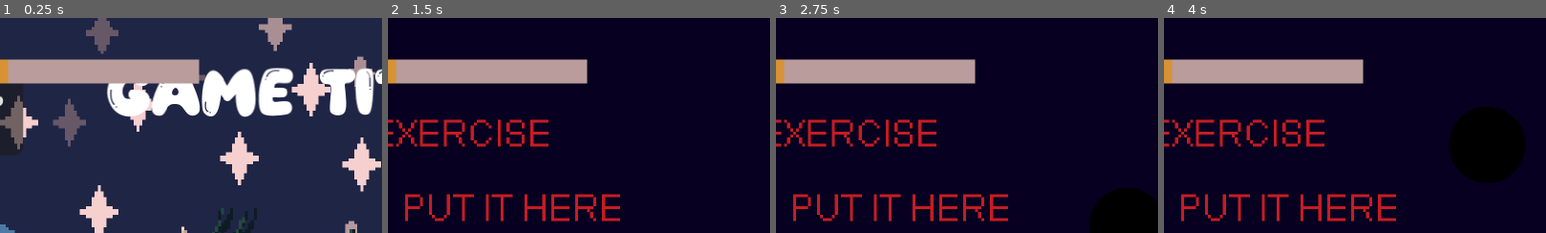
Above: before the commit, frames 1-4 (left to right).
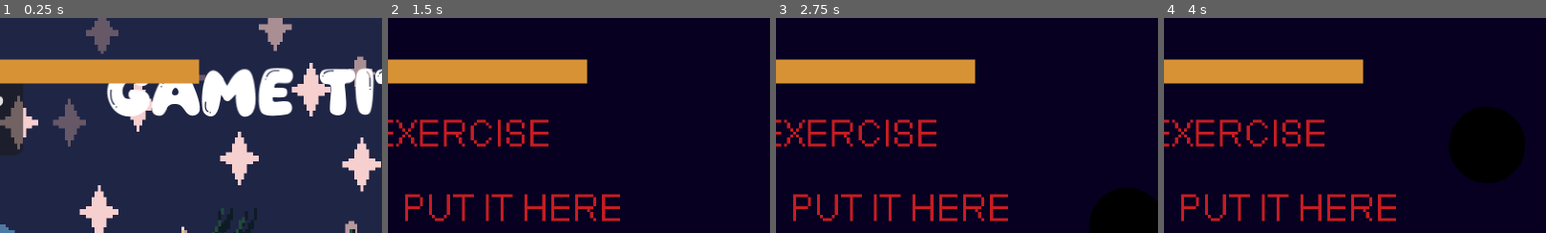
Above: after the commit, the same moments.

Repository: KatLuvsYa3/Geaux_Hackathon_Godot
Game: Godot game, scene res://scenes/game/start_screen.tscn
The game is run twice, just before and just after one commit, with the same random seed, the same clock (stepped at 60 frames per second) and the same inputs.
Inputs (mouse positions are % of the whole screen's width and height, from its top left):
- Up to frame 1 (0.25 s): no input
- Up to frame 2 (1.5 s): click "Start" at 0.5 s; click (73, 63) at 1.25 s
- Up to frame 3 (2.75 s): click "Treadmill" at 2 s
- Up to frame 4 (4 s): move the mouse to (72, 48) at 2.77 s; hold D (move_right) 2.78-3.53 s; hold K 2.78-3.53 s; click (72, 48) at 2.92 s; move the mouse to (30, 55) at 3.52 s; hold S (move_down) from 3.53 s (still down); tap K at 3.6 s
The pictures show only the part of the screen within x 26-76%, y 0-50%; the shares and areas given below are measured in that part.

The runs differ from the first frame. In frame 1, 5.8% of the frame differs, in the area x 2-53%, y 19-31%; in frame 2, 5.8%; in frame 3, 5.8%; in frame 4, 5.8%.

Commit message:
they GROW

Diff:
--- a/scripts/base_script.gd
+++ b/scripts/base_script.gd
@@ -53,6 +53,8 @@
 	arm = get_child(1)
 	add_child(display_scene)
 	display = get_child(2)
+	display.get_child(0).max_value = base_energy
+	display.get_child(0).value = base_energy
 
 func end_game():
 	get_tree().change_scene_to_file("res://scenes/game/end_scene.tscn")
--- a/scripts/culture.gd
+++ b/scripts/culture.gd
@@ -7,6 +7,7 @@
 
 # Called when the node enters the scene tree for the first time.
 func _ready() -> void:
+	BaseScript.culture_state = min((int)((BaseScript.research_value/9.0)*5.0),4)
 	get_children()[BaseScript.culture_state].visible = true
 	drop_count = 0
 	word_gauage.text = "Hungry.."
